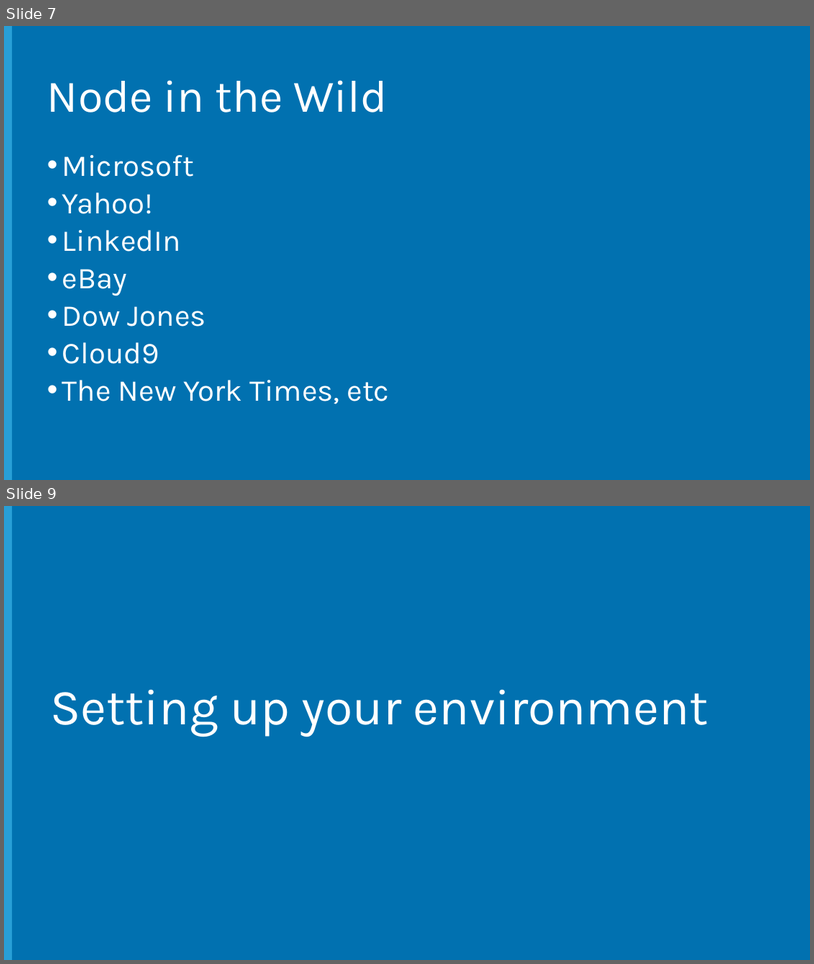
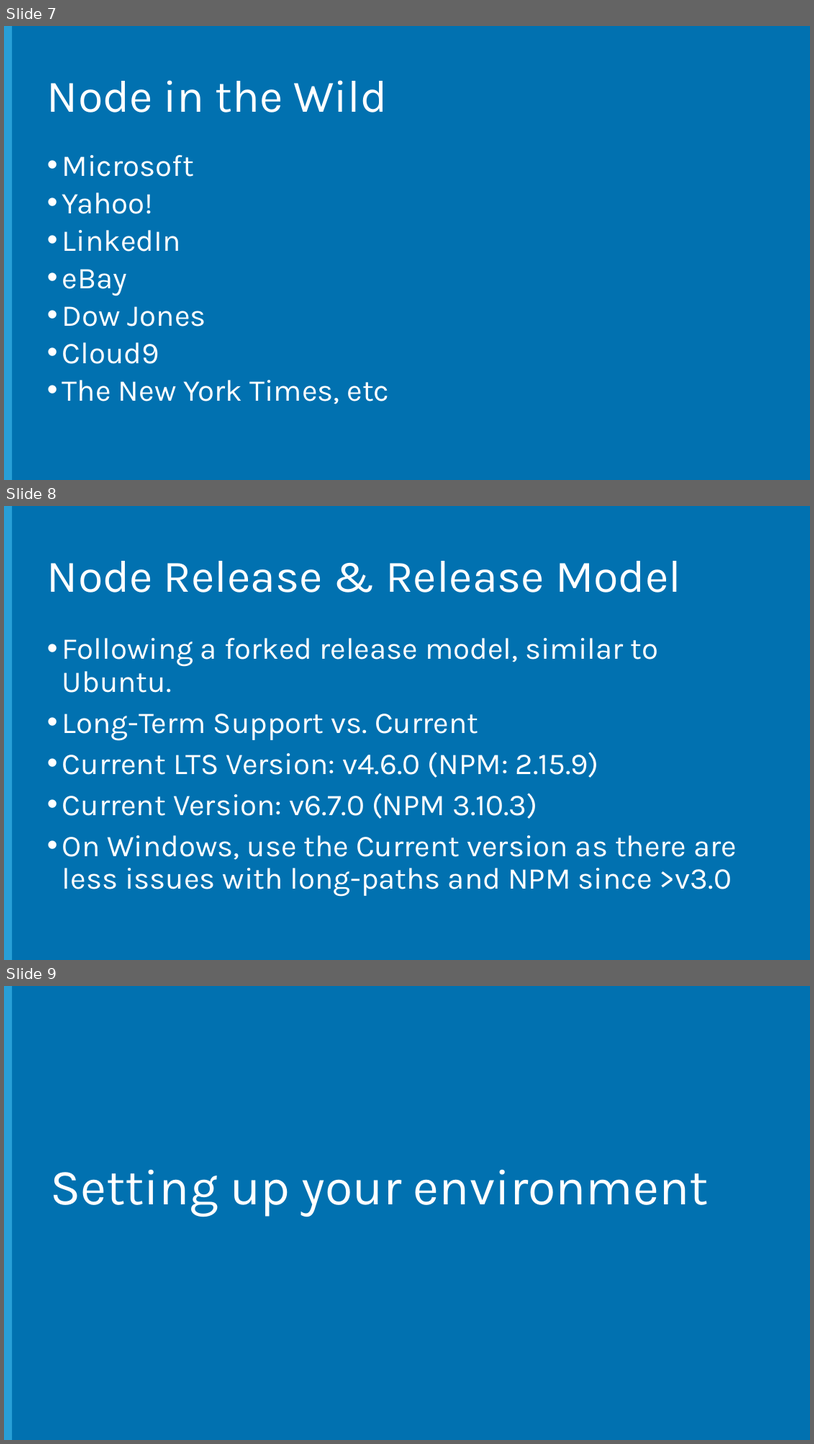
Before and after one commit to Microsoft-Web/NodeCamp, a slide deck: Presentation/IntroToNodeJS/IntroToNodeJS.pptx. Shown one above the other, each under a label of ours: slides 7 and 9 before the commit, slides 7, 8 and 9 after it; the slides between them are not shown. The pictures are 814x964 and 814x1444 pixels, drawn with LibreOffice and Linux fonts; fonts in the diff are those of the drawing; background and template pictures are left out. Boxes give left, top, right and bottom in pixels: in the first picture for what was removed or moved away, otherwise in the second. Text is boxed around its words. In the diff, an @@ line names an element or a change of style, - is before the commit and + after.

Commit message:
Updated stats on node, new ways to install node, release model, vs code, etc.

```diff
--- a/Presentation/IntroToNodeJS/IntroToNodeJS.pptx
+++ b/Presentation/IntroToNodeJS/IntroToNodeJS.pptx
@@ slide 8 added at (4, 506, 810, 960), background #0171B0; not listed: 1 template element that a slide beside it also shows @@
@@ title added at (47, 561, 682, 592), 54 pt, text #FFFFFF @@
+Node Release & Release Model
@@ text added at (62, 638, 737, 896), 36 pt, text #FFFFFF @@
+• Following a forked release model, similar to Ubuntu.
+• Long-Term Support vs. Current
+• Current LTS Version: v4.6.0 (NPM: 2.15.9)
+• Current Version: v6.7.0 (NPM 3.10.3)
+• On Windows, use the Current version as there are less issues with long-paths and NPM since >v3.0
```
Also in this commit, not shown: 2 slides changed, 2 other slides added, 2 slides removed, 1 other file.
